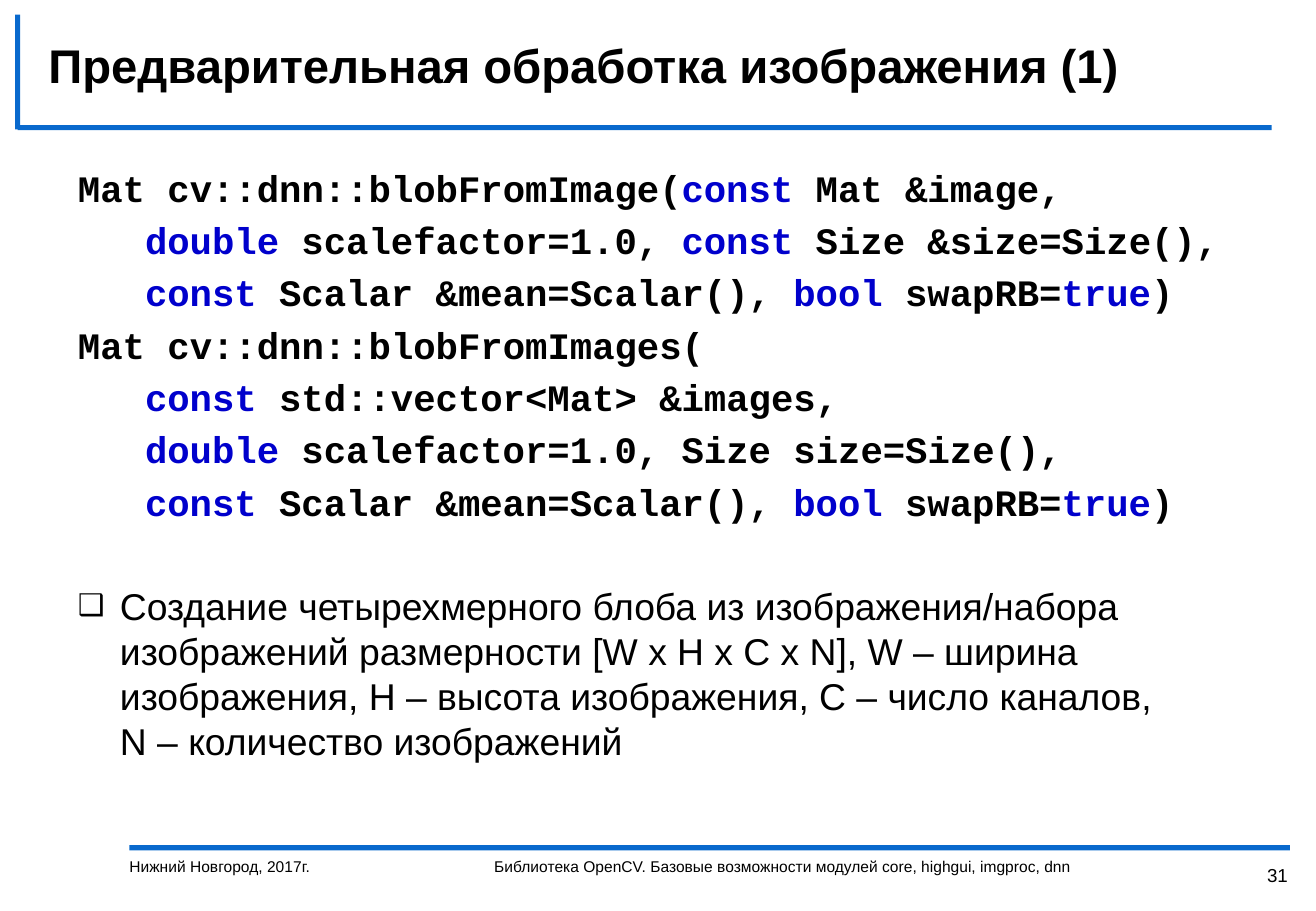
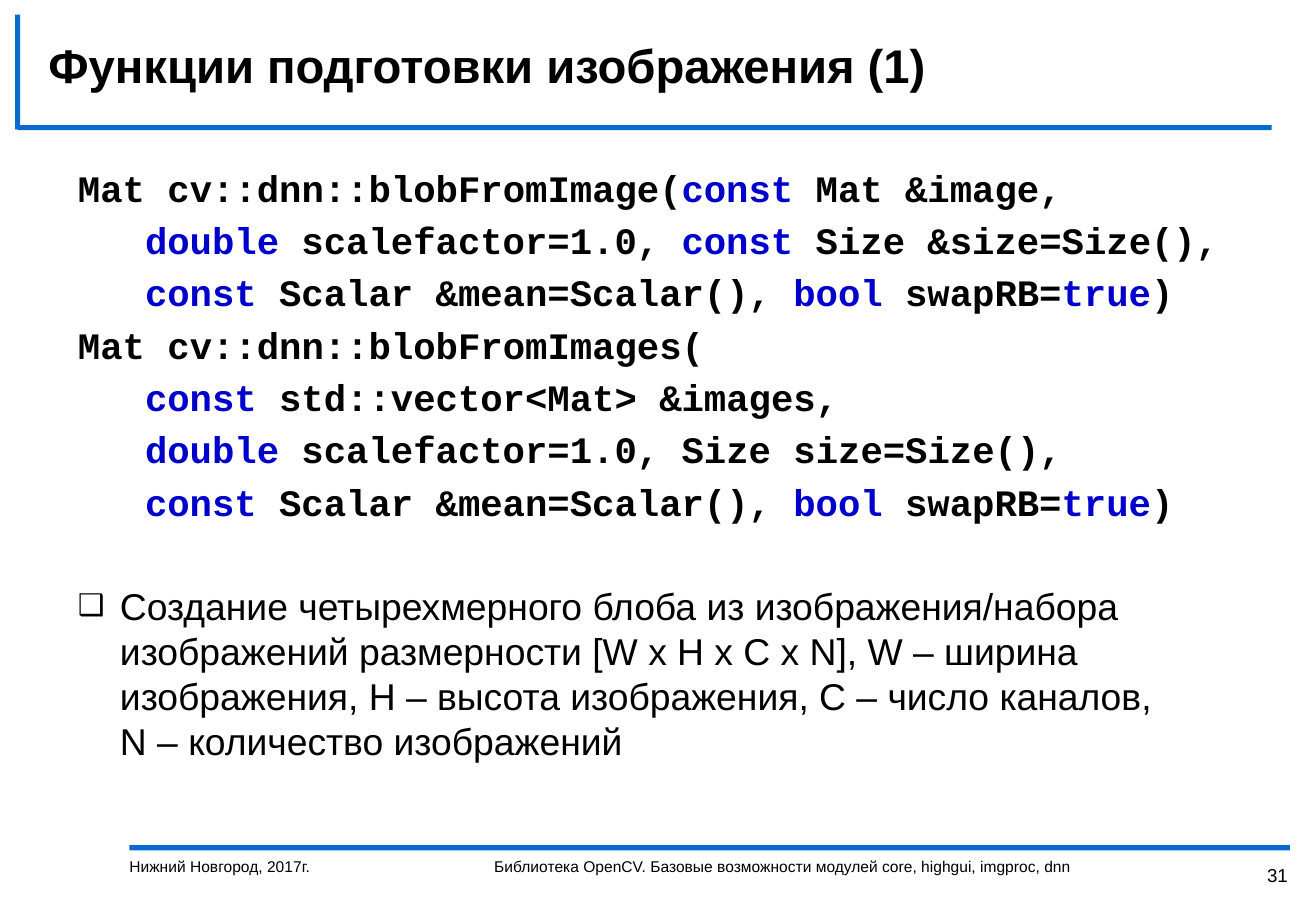
Before and after one commit to vJenny/opencv-dnn-practice, a slide deck: slide 31 of help/Introduction2OpenCV.pptx. Drawn at 1316x911 pixels with LibreOffice and Linux fonts; fonts in the diff are those of the drawing; background and template pictures are left out. Boxes give left, top, right and bottom in pixels: in the first picture for what was removed or moved away, otherwise in the second. Text is boxed around its words. In the diff, an @@ line names an element or a change of style, - is before the commit and + after.

```diff
--- a/help/Introduction2OpenCV.pptx
+++ b/help/Introduction2OpenCV.pptx
@@ title at bbox=[48, 48, 926, 93]: text changed @@
-Предварительная обработка изображения (1)
+Функции подготовки изображения (1)
```
Also in this commit, not shown: 3 other slides changed, 1 other file.
